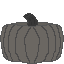
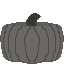
Layer changes from the first 64 × 64 image to the second:
hid "Layer 8" over left=23, top=13, right=41, bottom=25
showed "Layer 7" over left=23, top=13, right=41, bottom=25
